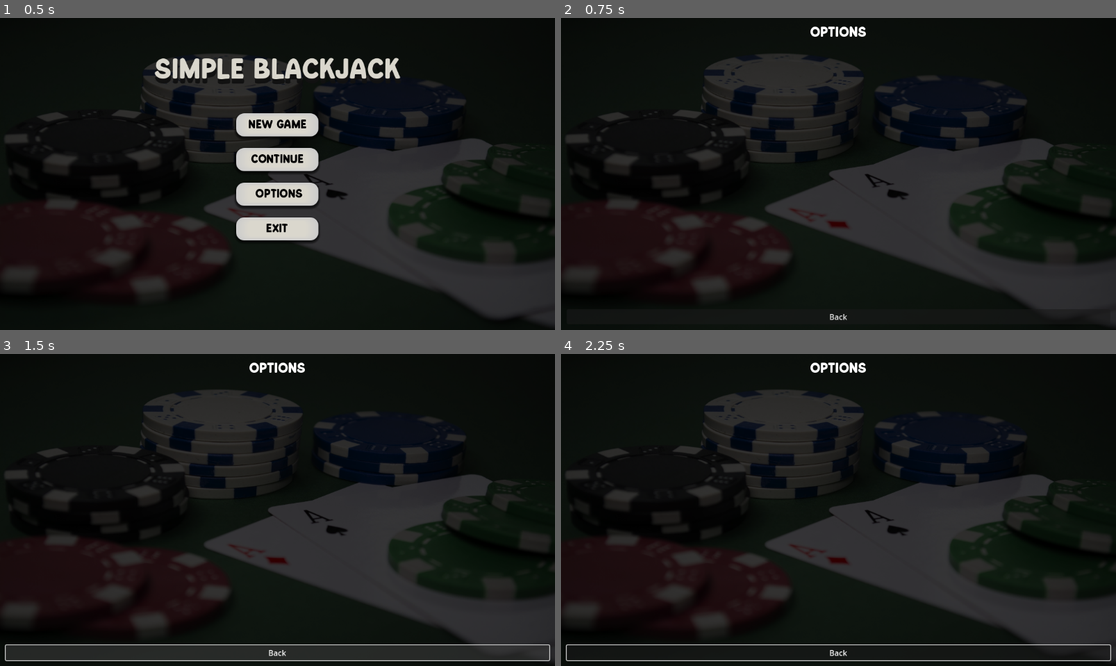
Above: before the commit, frames 1-4 (two rows, left to right).
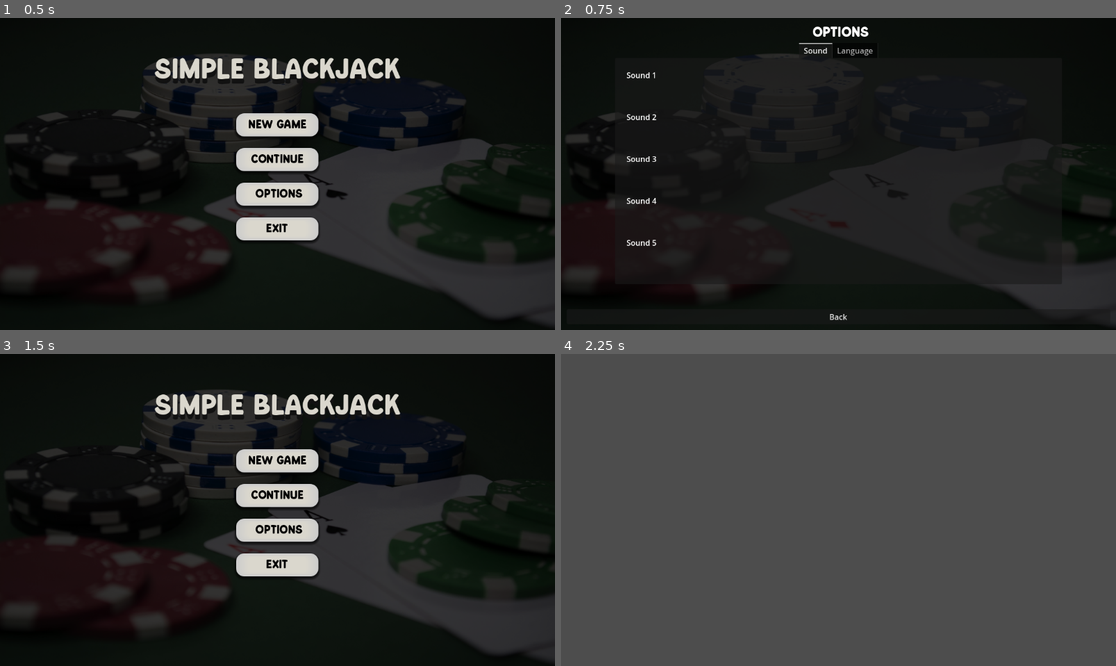
Above: after the commit, the same moments.

Repository: thecariah/simple-blackjack
Game: Godot game, scene res://scenes/UI/main_menu.tscn
Two runs of this game, one before a commit and one after it. Both use one fixed random seed, a clock stepped at 60 frames per second and the inputs below.
Inputs (mouse positions are in pixels of both pictures, inside the frame that each line leads up to):
- Up to frame 1 (0.5 s): no input
- Up to frame 2 (0.75 s): click "Options" at 0.5 s
- Up to frame 3 (1.5 s): click "Back" at 1.25 s
- Up to frame 4 (2.25 s): click (838, 460) at 2 s, where only the run after the commit has a clickable "New Game"

Frame 1 is identical in both runs. In frame 2, 0.7% of the frame differs, in the area x 11-57%, y 2-74%; in frame 3, 11%; in frame 4, 100%, in the area x 0-100%, y 0-100%.

Commit message:
Added the fundamental structure of the options menu

Diff:
--- a/simple-blackjack/project.godot
+++ b/simple-blackjack/project.godot
@@ -15,6 +15,10 @@
 config/features=PackedStringArray("4.3", "Forward Plus")
 config/icon="res://icon.svg"
 
+[autoload]
+
+Global="*res://scripts/global.gd"
+
 [internationalization]
 
 locale/translations=PackedStringArray("res://translations/translations.en.translation", "res://translations/translations.es.translation")
--- a/simple-blackjack/scenes/UI/option_menu.tscn
+++ b/simple-blackjack/scenes/UI/option_menu.tscn
@@ -1,12 +1,8 @@
-[gd_scene load_steps=5 format=3 uid="uid://btbpdef3eheip"]
+[gd_scene load_steps=4 format=3 uid="uid://btbpdef3eheip"]
 
 [ext_resource type="Script" path="res://scripts/UI/option_menu.gd" id="1_bb4jp"]
-[ext_resource type="Texture2D" uid="uid://crhdbcy0h0uut" path="res://assets/UI/blackjack_background.jpg" id="1_yjota"]
 [ext_resource type="FontFile" uid="uid://c3v6a6sdatxn4" path="res://assets/fonts/Good Matcha.otf" id="2_dh23h"]
-
-[sub_resource type="StyleBoxTexture" id="StyleBoxTexture_j8oec"]
-texture = ExtResource("1_yjota")
-modulate_color = Color(0.252032, 0.252026, 0.252027, 1)
+[ext_resource type="PackedScene" uid="uid://vfrknirwmfmf" path="res://scenes/UI/settings_tab_container.tscn" id="3_g2rdk"]
 
 [node name="OptionMenu" type="Control"]
 layout_mode = 3
@@ -16,15 +12,6 @@
 grow_horizontal = 2
 grow_vertical = 2
 script = ExtResource("1_bb4jp")
-
-[node name="Panel" type="Panel" parent="."]
-layout_mode = 1
-anchors_preset = 15
-anchor_right = 1.0
-anchor_bottom = 1.0
-grow_horizontal = 2
-grow_vertical = 2
-theme_override_styles/panel = SubResource("StyleBoxTexture_j8oec")
 
 [node name="MarginContainer" type="MarginContainer" parent="."]
 layout_mode = 1
@@ -50,7 +37,11 @@
 horizontal_alignment = 1
 vertical_alignment = 1
 
+[node name="SettingsTabContainer" parent="MarginContainer/VBoxContainer" instance=ExtResource("3_g2rdk")]
+layout_mode = 2
+size_flags_vertical = 3
+
 [node name="button_back" type="Button" parent="MarginContainer/VBoxContainer"]
 layout_mode = 2
-size_flags_vertical = 10
+size_flags_vertical = 8
 text = "Back"
--- /dev/null
+++ b/simple-blackjack/scenes/UI/settings_tab_container.tscn
@@ -0,0 +1,107 @@
+[gd_scene load_steps=2 format=3 uid="uid://vfrknirwmfmf"]
+
+[ext_resource type="Script" path="res://scripts/UI/settings_tab_container.gd" id="1_un2fn"]
+
+[node name="SettingsTabContainer" type="Control"]
+layout_mode = 3
+anchors_preset = 15
+anchor_right = 1.0
+anchor_bottom = 1.0
+grow_horizontal = 2
+grow_vertical = 2
+script = ExtResource("1_un2fn")
+
+[node name="TabContainer" type="TabContainer" parent="."]
+layout_mode = 1
+anchors_preset = -1
+anchor_right = 1.0
+anchor_bottom = 1.0
+offset_left = 100.0
+offset_top = 50.0
+offset_right = -100.0
+offset_bottom = -100.0
+grow_horizontal = 2
+grow_vertical = 2
+tab_alignment = 1
+current_tab = 0
+
+[node name="Sound" type="TabBar" parent="TabContainer"]
+layout_mode = 2
+metadata/_tab_index = 0
+
+[node name="MarginContainer" type="MarginContainer" parent="TabContainer/Sound"]
+layout_mode = 1
+anchors_preset = 15
+anchor_right = 1.0
+anchor_bottom = 1.0
+grow_horizontal = 2
+grow_vertical = 2
+theme_override_constants/margin_left = 24
+theme_override_constants/margin_top = 24
+theme_override_constants/margin_right = 24
+theme_override_constants/margin_bottom = 24
+
+[node name="VBoxContainer" type="VBoxContainer" parent="TabContainer/Sound/MarginContainer"]
+layout_mode = 2
+theme_override_constants/separation = 64
+
+[node name="Label" type="Label" parent="TabContainer/Sound/MarginContainer/VBoxContainer"]
+layout_mode = 2
+text = "Sound 1"
+
+[node name="Label2" type="Label" parent="TabContainer/Sound/MarginContainer/VBoxContainer"]
+layout_mode = 2
+text = "Sound 2"
+
+[node name="Label3" type="Label" parent="TabContainer/Sound/MarginContainer/VBoxContainer"]
+layout_mode = 2
+text = "Sound 3"
+
+[node name="Label4" type="Label" parent="TabContainer/Sound/MarginContainer/VBoxContainer"]
+layout_mode = 2
+text = "Sound 4"
+
+[node name="Label5" type="Label" parent="TabContainer/Sound/MarginContainer/VBoxContainer"]
+layout_mode = 2
+text = "Sound 5"
+
+[node name="Language" type="TabBar" parent="TabContainer"]
+visible = false
+layout_mode = 2
+metadata/_tab_index = 1
+
+[node name="MarginContainer" type="MarginContainer" parent="TabContainer/Language"]
+layout_mode = 1
+anchors_preset = 15
+anchor_right = 1.0
+anchor_bottom = 1.0
+grow_horizontal = 2
+grow_vertical = 2
+theme_override_constants/margin_left = 24
+theme_override_constants/margin_top = 24
+theme_override_constants/margin_right = 24
+theme_override_constants/margin_bottom = 24
+
+[node name="VBoxContainer" type="VBoxContainer" parent="TabContainer/Language/MarginContainer"]
+layout_mode = 2
+theme_override_constants/separation = 64
+
+[node name="Label" type="Label" parent="TabContainer/Language/MarginContainer/VBoxContainer"]
+layout_mode = 2
+text = "Language 1"
+
+[node name="Label2" type="Label" parent="TabContainer/Language/MarginContainer/VBoxContainer"]
+layout_mode = 2
+text = "Language 2"
+
+[node name="Label3" type="Label" parent="TabContainer/Language/MarginContainer/VBoxContainer"]
+layout_mode = 2
+text = "Language 3"
+
+[node name="Label4" type="Label" parent="TabContainer/Language/MarginContainer/VBoxContainer"]
+layout_mode = 2
+text = "Language 4"
+
+[node name="Label5" type="Label" parent="TabContainer/Language/MarginContainer/VBoxContainer"]
+layout_mode = 2
+text = "Language 5"
--- a/simple-blackjack/scripts/UI/main_menu.gd
+++ b/simple-blackjack/scripts/UI/main_menu.gd
@@ -4,34 +4,43 @@
 @onready var button_continue = $MarginContainer/HBoxContainer/VBoxContainer/button_continue
 @onready var button_options = $MarginContainer/HBoxContainer/VBoxContainer/button_options
 @onready var button_exit = $MarginContainer/HBoxContainer/VBoxContainer/button_exit
+@onready var margin_container = $MarginContainer
 @onready var option_menu = $OptionMenu
 
 
 func _ready():
 	update_text()
 	handle_connecting_signals()
+	Global.language_changed.connect(update_text)
 
 func _on_button_new_game_pressed():
 	get_tree().change_scene_to_file("res://scenes/game/game.tscn")
 
-func _on_button_continue():
+func _on_button_continue_pressed():
 	get_tree().change_scene_to_file("res://scenes/game/game.tscn")
 
-func _on_button_options():
-	get_tree().change_scene_to_file("res://scenes/UI/option_menu.tscn")
+func _on_button_options_pressed():
+	# hide the main menu
+	margin_container.visible = false
+	# show the option menu
+	option_menu.set_process(true)
+	option_menu.visible = true
 
-func _on_button_exit():
+func _on_button_exit_pressed():
 	get_tree().quit()
 
 func _on_back_option_menu():
-	pass
+	# hide the option menu
+	option_menu.visible = false
+	# show the main menu again
+	margin_container.visible = true
 
 # Signals handler
 func handle_connecting_signals():
 	button_new_game.pressed.connect(_on_button_new_game_pressed)
-	button_continue.pressed.connect(_on_button_continue)
-	button_options.pressed.connect(_on_button_options)
-	button_exit.pressed.connect(_on_button_exit)
+	button_continue.pressed.connect(_on_button_continue_pressed)
+	button_options.pressed.connect(_on_button_options_pressed)
+	button_exit.pressed.connect(_on_button_exit_pressed)
 	option_menu.back_option_menu.connect(_on_back_option_menu)
 
 # Updates button texts depending on language
@@ -40,8 +49,3 @@
 	button_continue.text = tr("continue")
 	button_options.text = tr("options")
 	button_exit.text = tr("exit")
-
-# Changes the game language and updates button texts accordingly
-func set_language(lang: String):
-	TranslationServer.set_locale(lang)
-	update_text()
--- a/simple-blackjack/scripts/UI/option_menu.gd
+++ b/simple-blackjack/scripts/UI/option_menu.gd
@@ -1,12 +1,20 @@
 extends Control
 
 @onready var button_back = $MarginContainer/VBoxContainer/button_back
+@onready var label_title = $MarginContainer/VBoxContainer/Label
 signal back_option_menu
 
 func _ready() -> void:
 	button_back.pressed.connect(_on_pressed)
 	set_process(false)
+	Global.language_changed.connect(update_text)
+	update_text()
 
 func _on_pressed():
 	back_option_menu.emit()
 	set_process(false)
+
+# Updates texts by language
+func update_text():
+	button_back.text = tr("back")
+	label_title.text = tr("options")
--- /dev/null
+++ b/simple-blackjack/scripts/UI/settings_tab_container.gd
@@ -0,0 +1,12 @@
+extends Control
+
+@onready var tab_container = $TabContainer
+
+func _ready():
+	update_tab_titles()
+	Global.language_changed.connect(update_tab_titles)
+
+# Updates the name of the settings tabs
+func update_tab_titles():
+	tab_container.set_tab_title(0, tr("sound"))
+	tab_container.set_tab_title(1, tr("language"))
--- /dev/null
+++ b/simple-blackjack/scripts/global.gd
@@ -0,0 +1,13 @@
+extends Node
+
+var default_language: String = "en"
+signal language_changed
+
+func _ready():
+	TranslationServer.set_locale(default_language)
+
+# Changes the game language
+func set_language(lang: String):
+	default_language = lang
+	TranslationServer.set_locale(lang)
+	emit_signal("language_changed")
--- a/simple-blackjack/scripts/utils.gd
+++ /dev/null
@@ -1,11 +0,0 @@
-extends Node
-
-
-# Called when the node enters the scene tree for the first time.
-func _ready() -> void:
-	pass # Replace with function body.
-
-
-# Called every frame. 'delta' is the elapsed time since the previous frame.
-func _process(delta: float) -> void:
-	pass
--- a/simple-blackjack/translations/translations.csv
+++ b/simple-blackjack/translations/translations.csv
@@ -19,3 +19,5 @@
 continue,Continuar,Continue
 options,Opciones, Options
 back,Volver,Back
+sound,Sonido,Sound
+language,Idioma,Language
Binary file changed: simple-blackjack/translations/translations.en.translation
Binary file changed: simple-blackjack/translations/translations.es.translation
